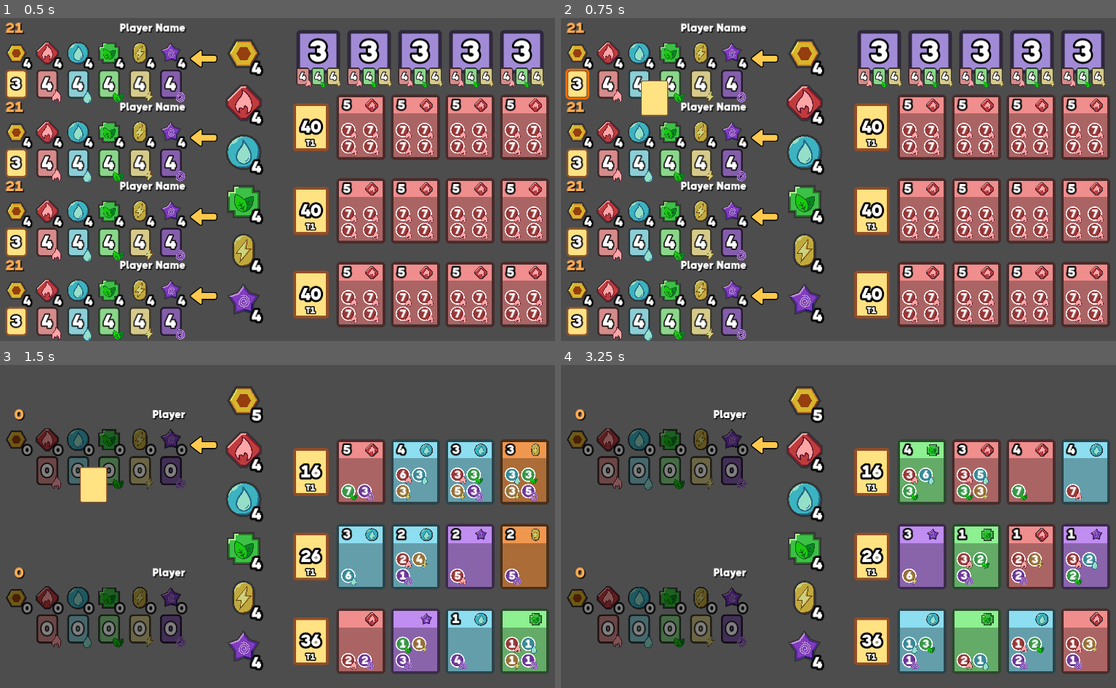
Above: before the commit, frames 1-4 (two rows, left to right).
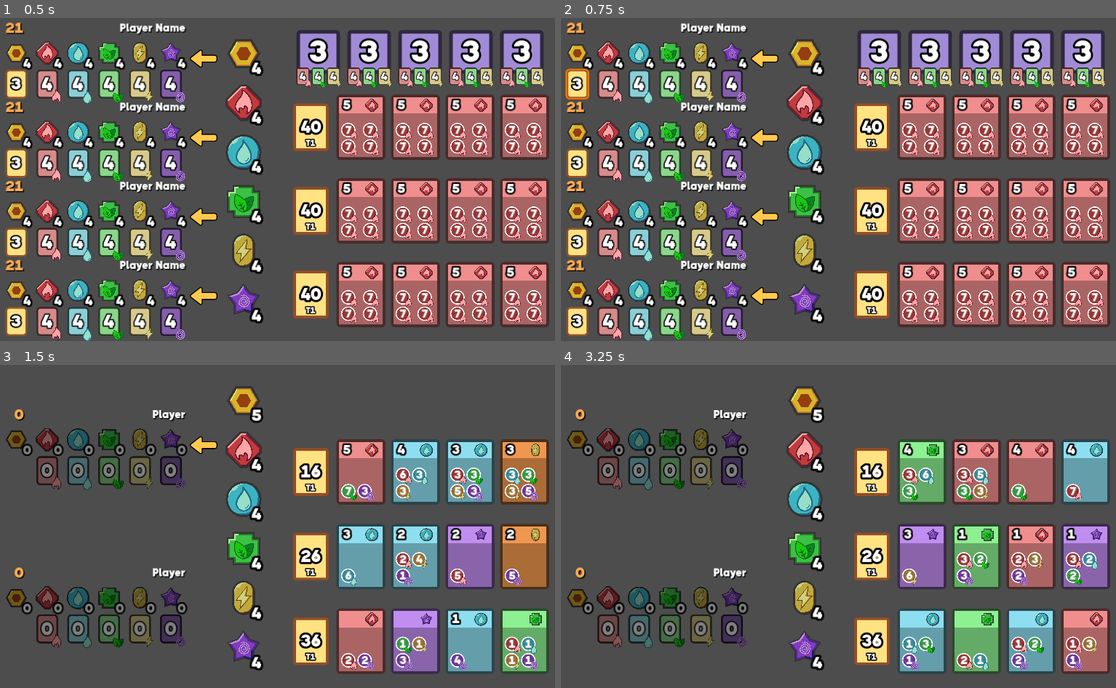
Above: after the commit, the same moments.

Repository: ShinyDeagle/Glid
Game: Godot game, scene res://Scenes/Main.tscn
The game is run twice, just before and just after one commit, with the same random seed, the same clock (stepped at 60 frames per second) and the same inputs.
Inputs (mouse positions are in pixels of both pictures, inside the frame that each line leads up to):
- Up to frame 1 (0.5 s): no input
- Up to frame 2 (0.75 s): click (577, 82) at 0.52 s
- Up to frame 3 (1.5 s): click (16, 471) at 1.27 s
- Up to frame 4 (3.25 s): click (577, 471) at 2.02 s; tap Enter at 2.75 s; move the mouse to (977, 507) at 2.77 s; tap Backspace at 2.85 s; click (977, 507) at 2.92 s; tap Space at 3.02 s

Frame 1 is identical in both runs. In frame 2, 0.5% of the frame differs, in the area x 14-20%, y 19-31%; in frame 3, 0.5%, in the area x 14-20%, y 31-43%; in frame 4, 0.1%.
Error in both runs: Invalid access to property or key 'deck' on a base object of type 'Nil'. (res://Scripts/Game/GamePlayer.gd:149)

Commit message:
Fixed some issues with Decks and Seeing Player Decks.

Diff:
--- a/Scenes/Game/Player.tscn
+++ b/Scenes/Game/Player.tscn
@@ -14,7 +14,6 @@
 [ext_resource type="PackedScene" uid="uid://dtkgss3mesmkp" path="res://Scenes/Game/Stash/Stash_Grass.tscn" id="11_3gk2x"]
 [ext_resource type="PackedScene" uid="uid://cvcdwpq3udjqk" path="res://Scenes/Game/Stash/Stash_Psychic.tscn" id="12_aq5yr"]
 [ext_resource type="PackedScene" uid="uid://drq64w8k38at8" path="res://Scenes/Game/Stash/Stash_Water.tscn" id="13_ujvvf"]
-[ext_resource type="PackedScene" uid="uid://blahpjlpjlsi2" path="res://Scenes/Game/Card.tscn" id="15_ncqjf"]
 
 [sub_resource type="StyleBoxFlat" id="StyleBoxFlat_nnawf"]
 bg_color = Color(1, 0.886275, 0.509804, 1)
@@ -27,10 +26,10 @@
 corner_radius_top_right = 8
 corner_radius_bottom_right = 8
 corner_radius_bottom_left = 8
-expand_margin_left = 8.0
-expand_margin_top = 8.0
-expand_margin_right = 8.0
-expand_margin_bottom = 8.0
+expand_margin_left = 16.0
+expand_margin_top = 16.0
+expand_margin_right = 16.0
+expand_margin_bottom = 16.0
 
 [node name="Control" type="Control"]
 custom_minimum_size = Vector2(404, 174)
@@ -136,41 +135,36 @@
 visible = false
 z_index = 2
 layout_mode = 1
-anchors_preset = 7
+anchors_preset = 8
 anchor_left = 0.5
-anchor_top = 1.0
+anchor_top = 0.5
 anchor_right = 0.5
-anchor_bottom = 1.0
+anchor_bottom = 0.5
 grow_horizontal = 2
-grow_vertical = 0
-scale = Vector2(0.5, 0.5)
+grow_vertical = 2
+scale = Vector2(0.75, 0.75)
 
-[node name="PanelContainer" type="PanelContainer" parent="Deck_Control"]
+[node name="MarginContainer" type="MarginContainer" parent="Deck_Control"]
 layout_mode = 1
 anchors_preset = 8
 anchor_left = 0.5
 anchor_top = 0.5
 anchor_right = 0.5
 anchor_bottom = 0.5
-offset_left = -52.0
-offset_top = -70.0
-offset_right = 52.0
-offset_bottom = 70.0
+offset_left = -48.0
+offset_top = -66.0
+offset_right = 48.0
+offset_bottom = 66.0
 grow_horizontal = 2
 grow_vertical = 2
+
+[node name="PanelContainer" type="PanelContainer" parent="Deck_Control/MarginContainer"]
+visible = false
+layout_mode = 2
 theme_override_styles/panel = SubResource("StyleBoxFlat_nnawf")
 
-[node name="Deck" type="HBoxContainer" parent="Deck_Control/PanelContainer"]
+[node name="Deck" type="HBoxContainer" parent="Deck_Control/MarginContainer"]
 unique_name_in_owner = true
 layout_mode = 2
 size_flags_horizontal = 4
 theme_override_constants/separation = 24
-
-[node name="Card" parent="Deck_Control/PanelContainer/Deck" instance=ExtResource("15_ncqjf")]
-layout_mode = 2
-
-[node name="Card2" parent="Deck_Control/PanelContainer/Deck" instance=ExtResource("15_ncqjf")]
-layout_mode = 2
-
-[node name="Card3" parent="Deck_Control/PanelContainer/Deck" instance=ExtResource("15_ncqjf")]
-layout_mode = 2
--- a/Scenes/Game/Session.gd
+++ b/Scenes/Game/Session.gd
@@ -518,6 +518,10 @@
 	gems_taken = 0
 
 	visual.update.emit()
+
+	for p : GamePlayer in player_to_visual.values():
+		p.toggle_deck(false)
+
 	_next_player()
 
 func update() -> void:
--- a/Scripts/Game/GamePlayer.gd
+++ b/Scripts/Game/GamePlayer.gd
@@ -72,11 +72,11 @@
 	var electric_to_pay : int = max(0, data.card_electric_cost - player.electric_cards)
 	var psychic_to_pay : int = max(0, data.card_psychic_cost - player.psychic_cards)
 
-	var gold_cost : int = (fire_to_pay - player.fire_gems) + \
-		(water_to_pay - player.water_gems) + \
-		(grass_to_pay - player.grass_gems) + \
-		(electric_to_pay - player.electric_gems) + \
-		(psychic_to_pay - player.psychic_gems)
+	var gold_cost : int = (max(0, fire_to_pay - player.fire_gems)) + \
+		(max(0, water_to_pay - player.water_gems)) + \
+		(max(0, grass_to_pay - player.grass_gems)) + \
+		(max(0, electric_to_pay - player.electric_gems)) + \
+		(max(0, psychic_to_pay - player.psychic_gems))
 
 	Session.inst().gold += gold_cost
 	Session.inst().fire_gems += min(player.fire_gems, fire_to_pay)
@@ -154,4 +154,8 @@
 			visual.update()
 
 			visual.get_node("%Button").visible = true
-			visual.get_node("%Button").pressed.connect(Session.inst()._on_select_card.bind(visual, true))
+			if Session.inst().current_player == player:
+				visual.get_node("%Button").pressed.connect(Session.inst()._on_select_card.bind(visual, true))
+	else:
+		Session.inst()._on_deselect()
+		%Player_Deck.get_node("%Button").set_pressed_no_signal(false)
Not shown: 1 places in Scenes/Game/Player.tscn that only renumber resources
